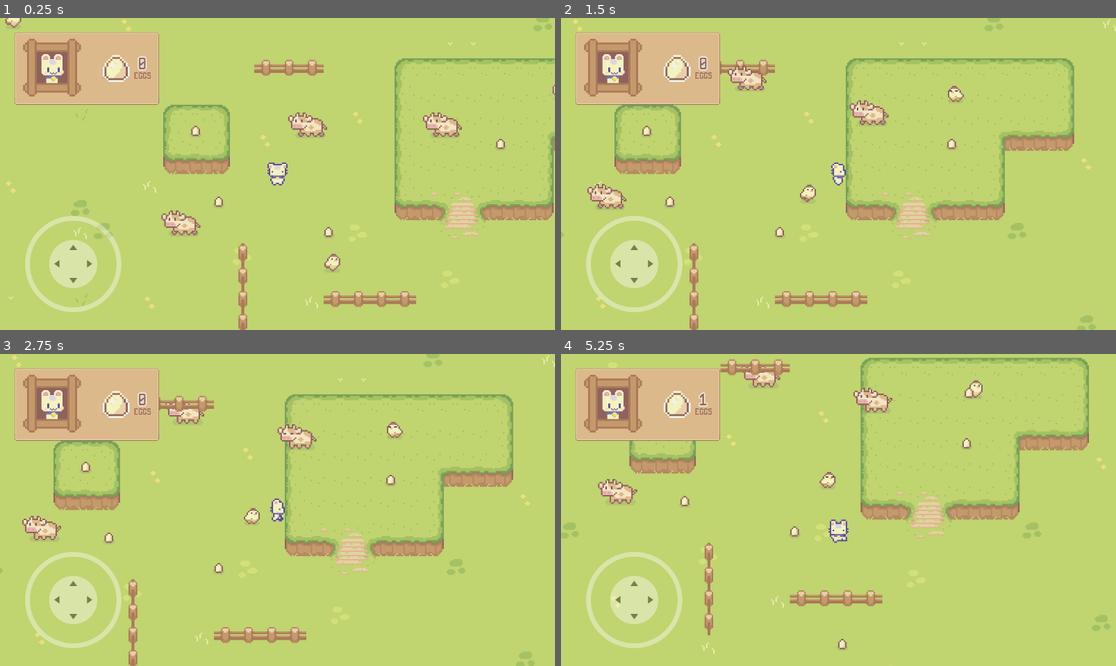
Above: before the commit, frames 1-4 (two rows, left to right).
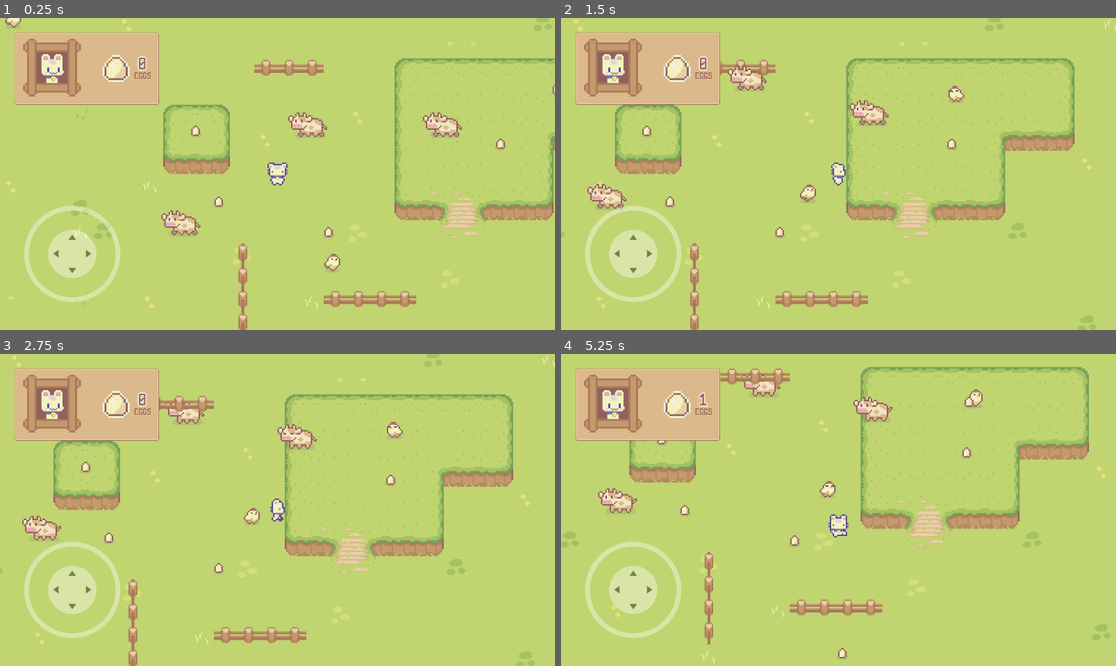
Above: after the commit, the same moments.

Repository: kwhitejr/godot-examples
Game: Godot game, scene res://src/examples/top-down-controller/top-down-controller.tscn
The game is run twice, just before and just after one commit, with the same random seed, the same clock (stepped at 60 frames per second) and the same inputs.
Inputs (mouse positions are in pixels of both pictures, inside the frame that each line leads up to):
- Up to frame 1 (0.25 s): no input
- Up to frame 2 (1.5 s): move the mouse to (960, 158) at 0.52 s; hold D (move_right) 0.53-1.25 s; click (960, 158) at 0.6 s; drag from (727, 189) to (949, 142) at 1.27 s
- Up to frame 3 (2.75 s): move the mouse to (333, 441) at 2.02 s; hold D (move_right) from 2.03 s (still down); click (333, 441) at 2.1 s
- Up to frame 4 (5.25 s): release D (move_right) at 2.75 s; tap Enter at 2.75, 4.25 s; drag from (810, 572) to (949, 478) at 2.77 s; tap Space at 3.5 s; move the mouse to (1005, 556) at 3.52 s; hold A (move_left) 3.53-4.25 s; click (1005, 556) at 3.6 s; drag from (672, 463) to (966, 478) at 4.27 s; move the mouse to (866, 510) at 5.02 s; hold S (move_down) from 5.03 s (still down); click (866, 510) at 5.1 s

The runs differ from the first frame. In frame 1, 2.0% of the frame differs, in the area x 4-22%, y 60-95%; in frame 2, 2.7%; in frame 3, 2.0%; in frame 4, 13%, in the area x 0-99%, y 1-100%.

Commit message:
Fix joystick

Diff:
--- a/godot/project.godot
+++ b/godot/project.godot
@@ -64,6 +64,8 @@
 
 pointing/emulate_touch_from_mouse=true
 pointing/emulate_mouse_from_touch=false
+pointing/stretch/aspect="expand"
+pointing/stretch/mode="viewport"
 
 [rendering]
 
--- a/godot/src/characters/player/player.gd
+++ b/godot/src/characters/player/player.gd
@@ -1,7 +1,7 @@
 class_name Player
 extends CharacterBody2D
 
-@export var speed : float = 200.0
+@export var speed : float = 150.0
 
 signal player_idle(normalized : Vector2)
 signal player_walk(normalized : Vector2)
--- a/godot/src/examples/top-down-controller/top-down-controller.tscn
+++ b/godot/src/examples/top-down-controller/top-down-controller.tscn
@@ -452,7 +452,7 @@
 [node name="TouchControls" parent="Control" instance=ExtResource("2_01hwg")]
 
 [node name="Player" parent="." instance=ExtResource("1_jnlgi")]
-speed = 200.0
+speed = 150.0
 
 [node name="Camera2D" type="Camera2D" parent="."]
 z_index = 2
--- a/godot/src/ui/touch-controls/touch_controls.tscn
+++ b/godot/src/ui/touch-controls/touch_controls.tscn
@@ -4,22 +4,9 @@
 
 [node name="TouchControls" type="CanvasLayer"]
 
-[node name="HBoxContainer" type="HBoxContainer" parent="."]
-anchors_preset = -1
-anchor_right = 1.0
-anchor_bottom = 1.0
-offset_left = 152.0
-offset_right = 1.0
-offset_bottom = -137.0
-grow_horizontal = 2
-grow_vertical = 2
-
-[node name="Virtual Joystick" parent="HBoxContainer" instance=ExtResource("1_0mk50")]
+[node name="Virtual Joystick" parent="." instance=ExtResource("1_0mk50")]
 modulate = Color(1, 1, 1, 0.392157)
-layout_mode = 2
-size_flags_horizontal = 4
-size_flags_vertical = 8
-pressed_color = Color(1, 0.0654003, 0.291445, 1)
+pressed_color = Color(0.00929732, 0.523018, 0.667236, 1)
 clampzone_size = 100.0
 joystick_mode = 1
 action_left = "move_left"
